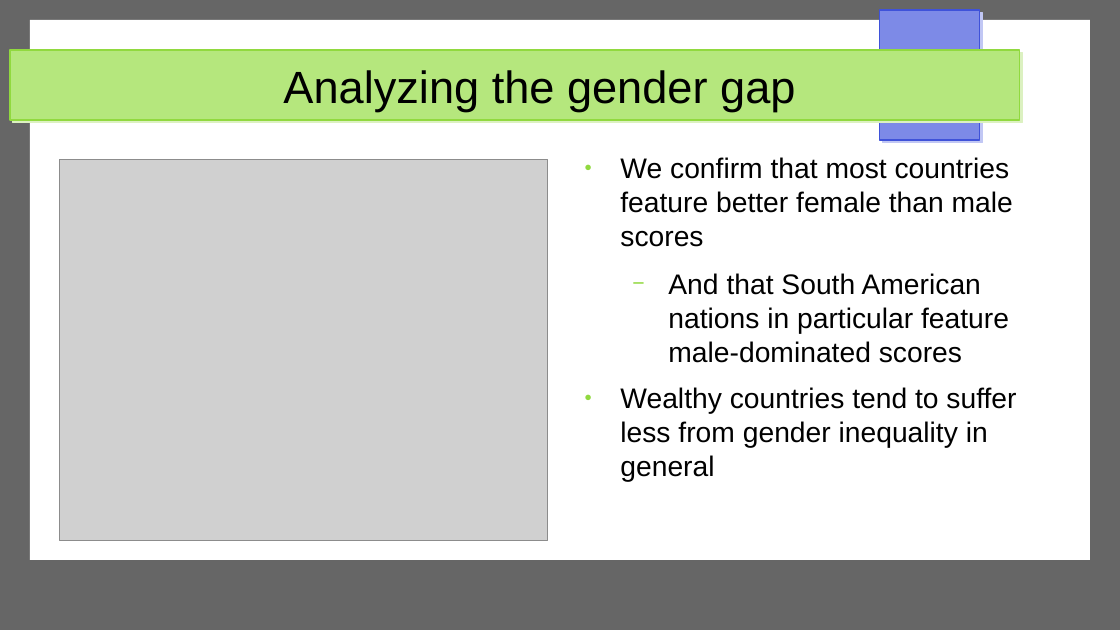
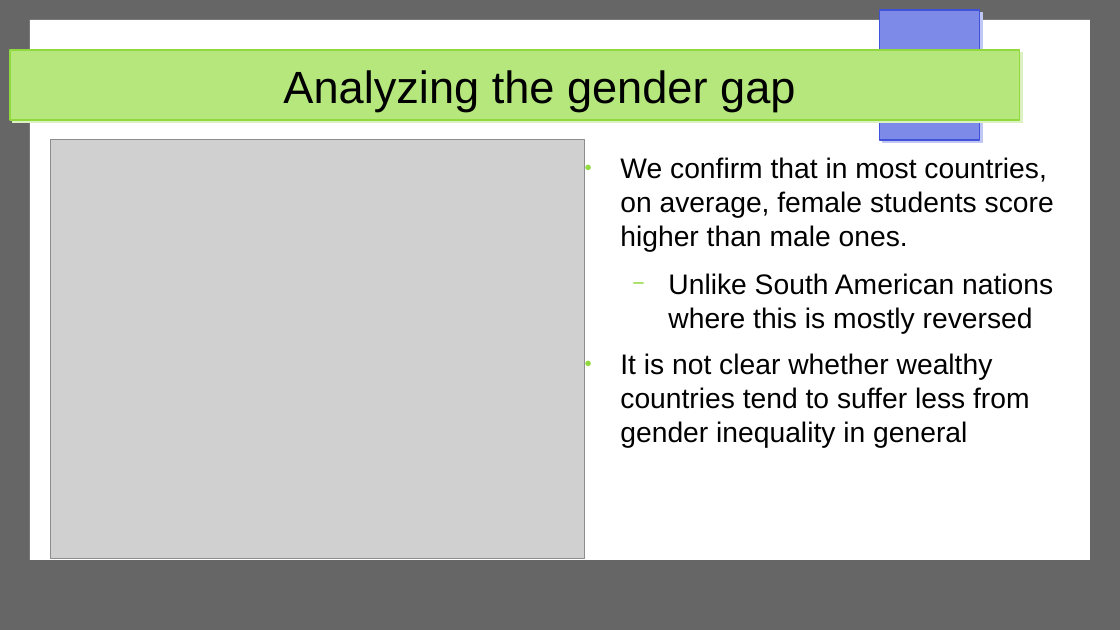
Before and after one commit to dimits-ts/visualization-assignments, a slide deck: slide 18 of presentation-static.odp (slide 17 before the commit). Drawn at 1120x630 pixels with LibreOffice and Linux fonts; fonts in the diff are those of the drawing; grey boxes stand for pictures. Boxes give left, top, right and bottom in pixels: in the first picture for what was removed or moved away, otherwise in the second. Text is boxed around its words. In the diff, an @@ line names an element or a change of style, - is before the commit and + after.

```diff
--- a/presentation-static.odp
+++ b/presentation-static.odp
@@ picture: place and size @@
-picture at box(60, 160, 548, 541)
+picture at box(51, 140, 584, 559)
@@ text at box(620, 157, 1054, 448): text changed @@
-● We confirm that most countries feature better female than male scores
-  − And that South American nations in particular feature male-dominated scores
-● Wealthy countries tend to suffer less from gender inequality in general
+● We confirm that in most countries, on average, female students score higher than male ones.
+  − Unlike South American nations where this is mostly reversed
+● It is not clear whether wealthy countries tend to suffer less from gender inequality in general
```
Also in this commit, not shown: 3 other slides changed, 1 slide added.
